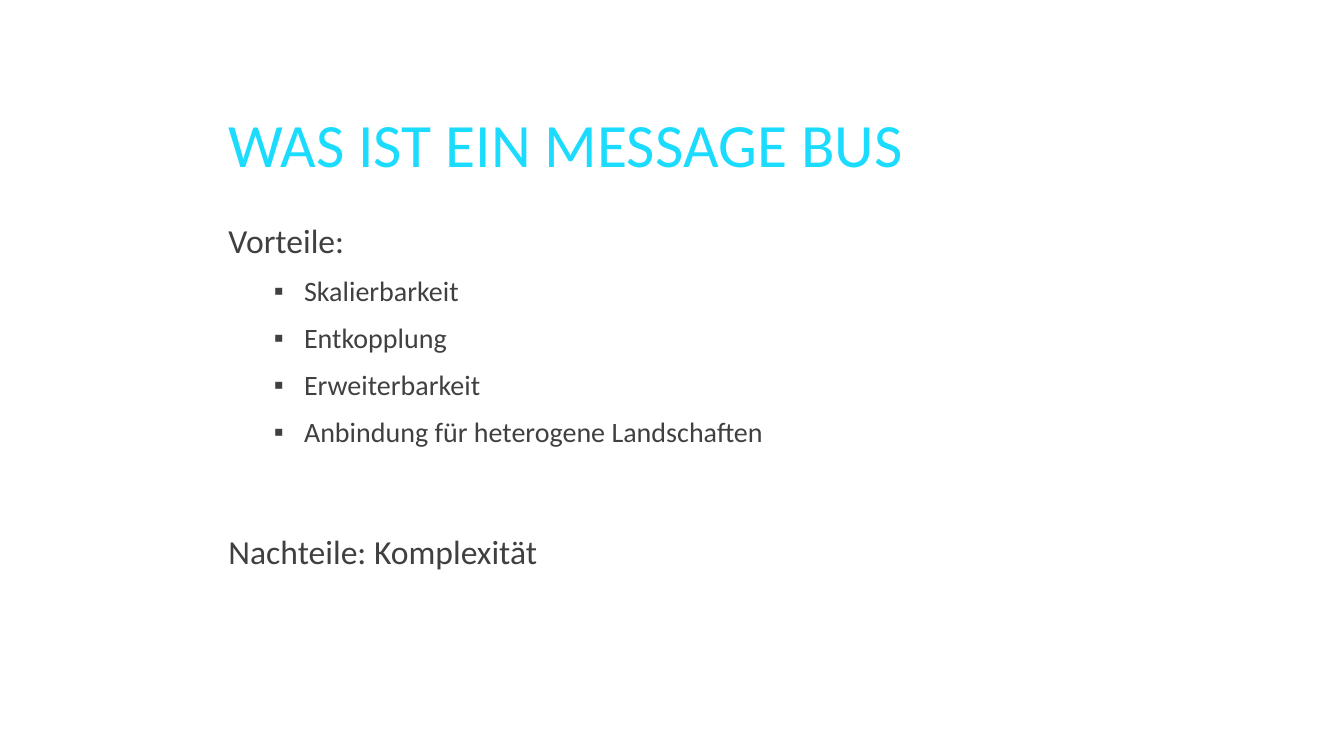
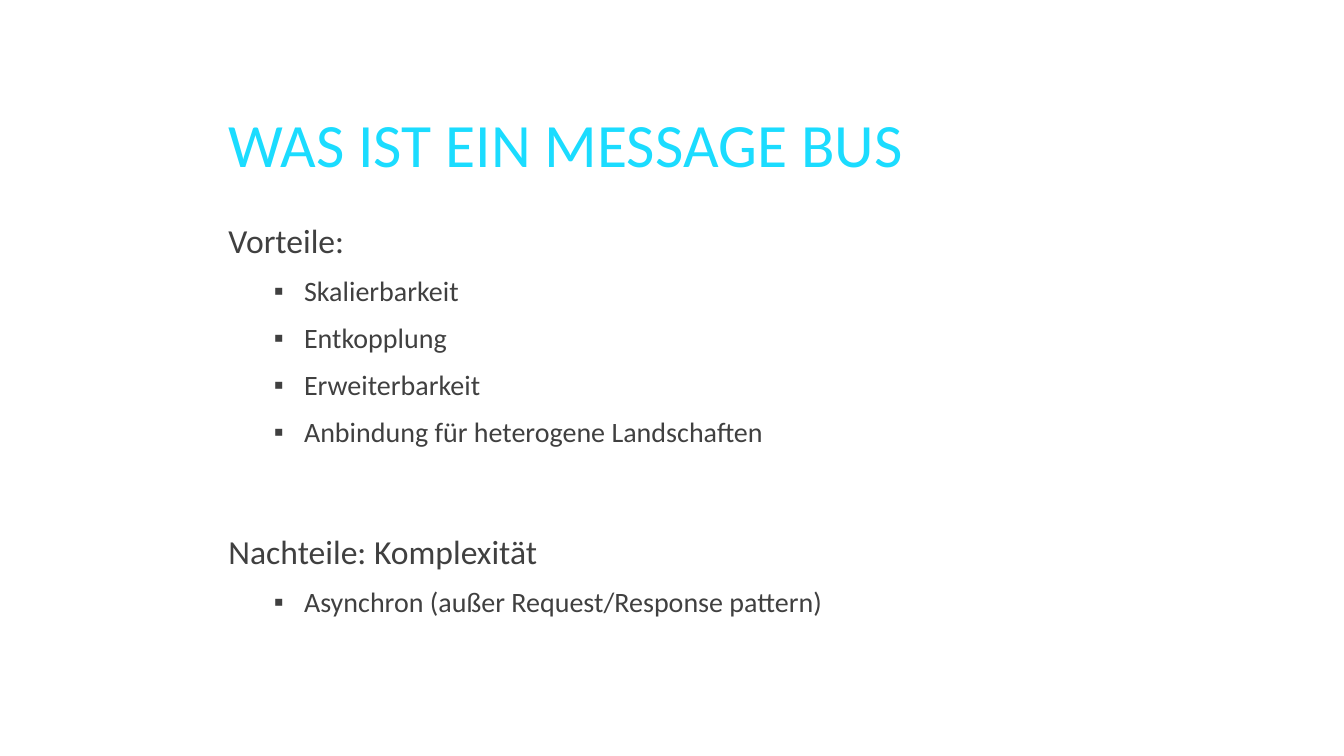
Before and after one commit to twenzel/MessageBusDemo, a slide deck: slide 8 of MessageBus.pptx (slide 7 before the commit). Drawn at 1344x756 pixels with LibreOffice and Linux fonts; fonts in the diff are those of the drawing; background and template pictures are left out. Boxes give left, top, right and bottom in pixels: in the first picture for what was removed or moved away, otherwise in the second. Text is boxed around its words. In the diff, an @@ line names an element or a change of style, - is before the commit and + after.

```diff
--- a/MessageBus.pptx
+++ b/MessageBus.pptx
@@ text at (304,591,821,617): paragraph added @@
+  ▪ Asynchron (außer Request/Response pattern)
```
Also in this commit, not shown: 2 other slides changed, 4 slides added.
